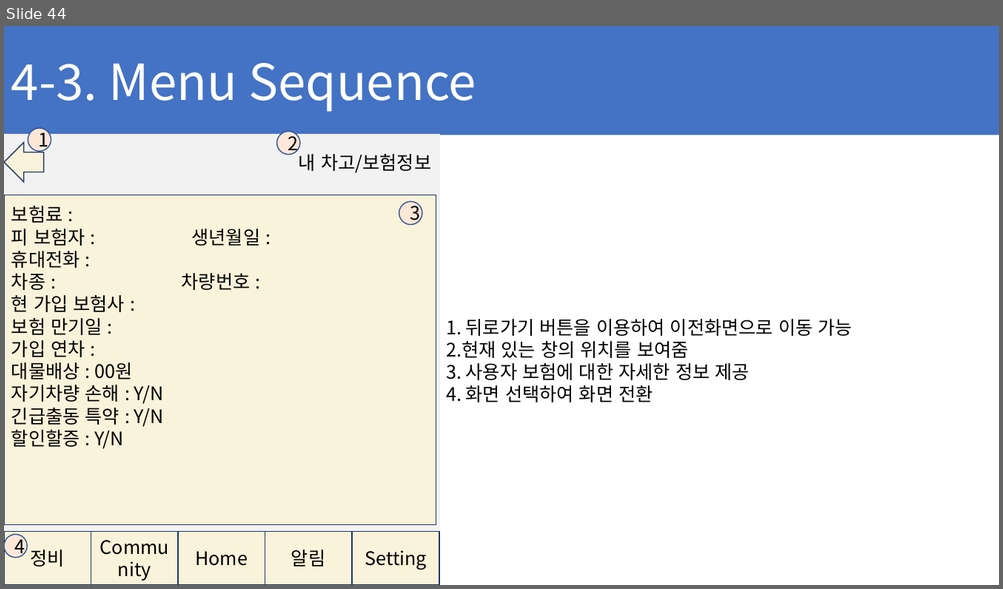
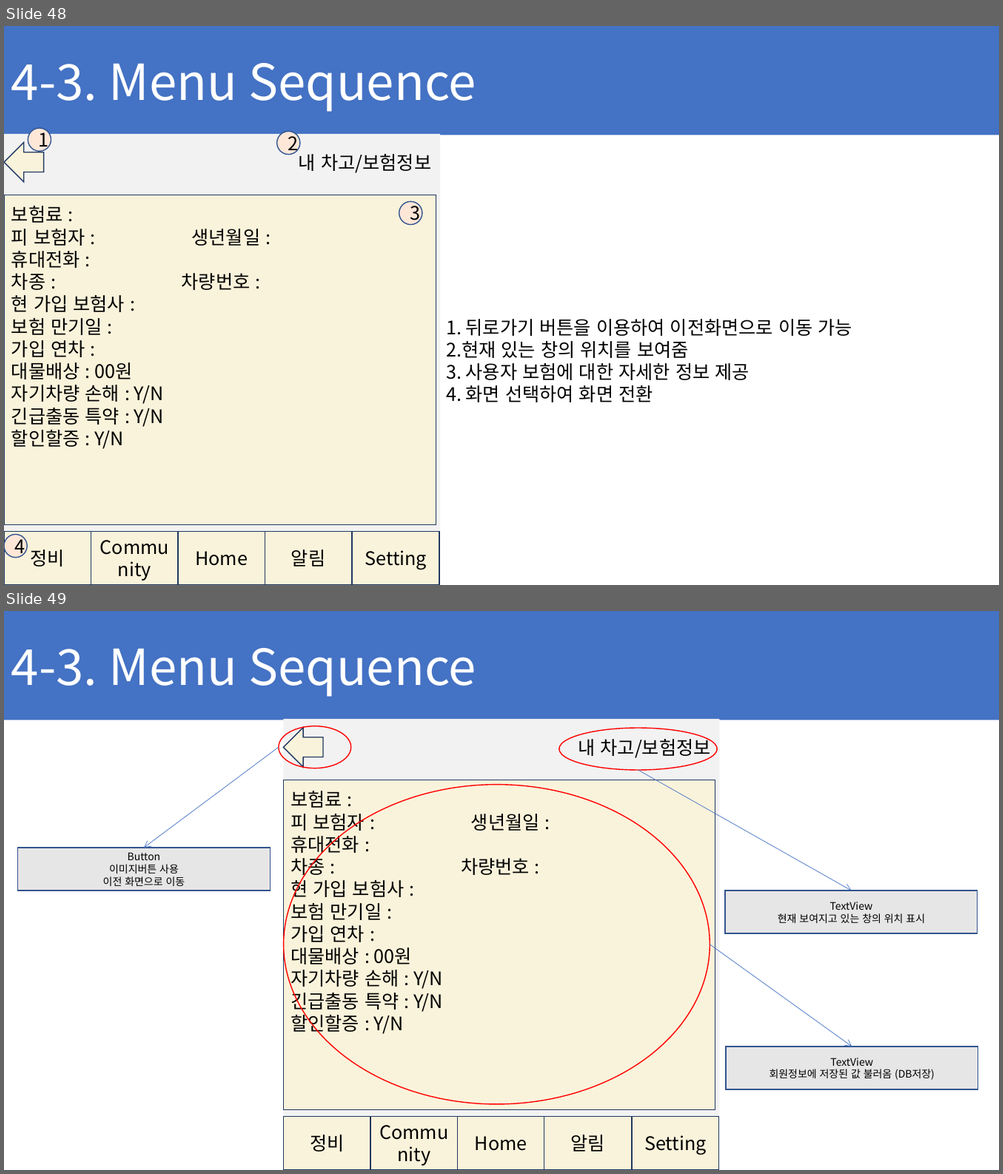
Before and after one commit to ChaeSung-Lee/DJ_InternShip, a slide deck: 2021_Summer/jp.hong/Project_BnC_jph.pptx. Shown one above the other, each under a label of ours: slide 44 before the commit, slides 48 and 49 after it. The pictures are 1003x589 and 1003x1174 pixels, drawn with LibreOffice and Linux fonts; fonts in the diff are those of the drawing. Boxes give left, top, right and bottom in pixels: in the first picture for what was removed or moved away, otherwise in the second. Text is boxed around its words. In the diff, an @@ line names an element or a change of style, - is before the commit and + after.

Commit message:
edit menu_sequence

```diff
--- a/2021_Summer/jp.hong/Project_BnC_jph.pptx
+++ b/2021_Summer/jp.hong/Project_BnC_jph.pptx
@@ slide 49 added at box(4, 611, 999, 1170), background #FFFFFF @@
@@ rectangle added at box(4, 611, 999, 720), fill #4472C4, 48 pt, text #FFFFFF @@
+4-3. Menu Sequence
@@ ellipse added at box(279, 726, 351, 769), outline #FF0000 1 pt @@
@@ left arrow added at box(283, 727, 323, 767), fill #FAF3DB, outline #223961 1 pt @@
@@ ellipse added at box(559, 728, 717, 771), outline #FF0000 1 pt @@
@@ text added at box(578, 736, 711, 760), 18 pt, text #000000 @@
+내 차고/보험정보
@@ arrow added from (279, 748) to (144, 848), #4472C4 0.5 pt @@
@@ group added at box(283, 719, 719, 1170): 7 rectangles @@
+정비
+Community
+Home
+알림
+Setting
+보험료 :
+피 보험자 : 생년월일 :
+휴대전화 :
+차종 : 차량번호 :
+현 가입 보험사 :
+보험 만기일 :
+가입 연차 :
+대물배상 : 00원
+자기차량 손해 : Y/N
+긴급출동 특약 : Y/N
+할인할증 : Y/N
@@ ellipse added at box(284, 785, 710, 1105), outline #FF0000 1 pt @@
@@ arrow added from (638, 770) to (851, 891), #4472C4 0.5 pt @@
@@ rectangle added at box(18, 848, 270, 891), fill #E7E6E6, outline #325491 1 pt, 10 pt, text #000000 @@
+Button
+이미지버튼 사용
+이전 화면으로 이동
@@ rectangle added at box(725, 891, 977, 934), fill #E7E6E6, outline #325491 1 pt, 10 pt, text #000000 @@
+TextView
+현재 보여지고 있는 창의 위치 표시
@@ arrow added from (710, 945) to (851, 1047), #4472C4 0.5 pt @@
@@ rectangle added at box(726, 1047, 978, 1090), fill #E7E6E6, outline #325491 1 pt, 10 pt, text #000000 @@
+TextView
+회원정보에 저장된 값 불러옴 (DB저장)
@@ what was slide 44 is now slide 48 @@
```
Also in this commit, not shown: 2 slides changed, 6 other slides added.
